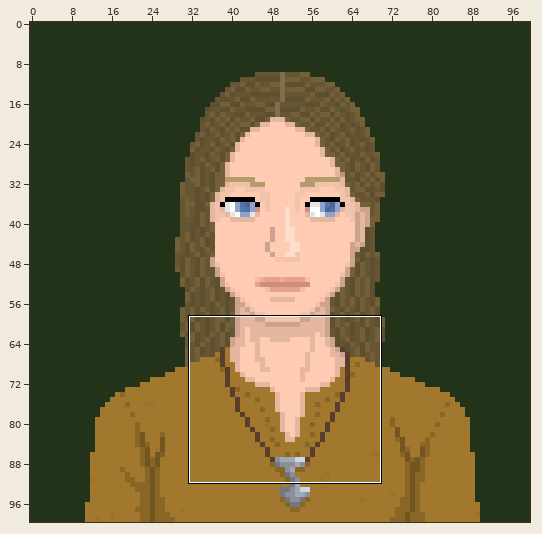
Sprite sheet: Characters/Rulskrold-Yngvild/Portrait.png. The first picture is a wide view before the edit; the outline marks the close-up.
Close-up. Before the edit:
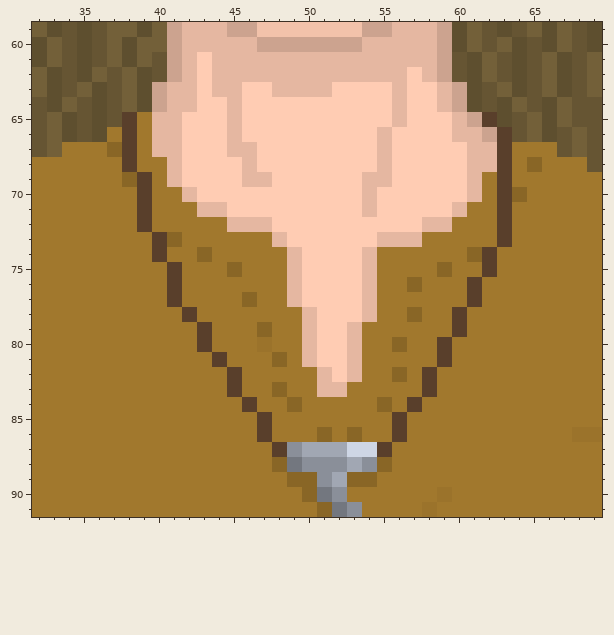
The file is 300x300 pixels, drawn in blocks of 3x3; one block is one cell here. Colours within 5 levels of each other are drawn and written as one. Shown: x 32..69, y 59..91. The commit also changed other parts of the picture, which this record leaves out.
The same view after the edit:
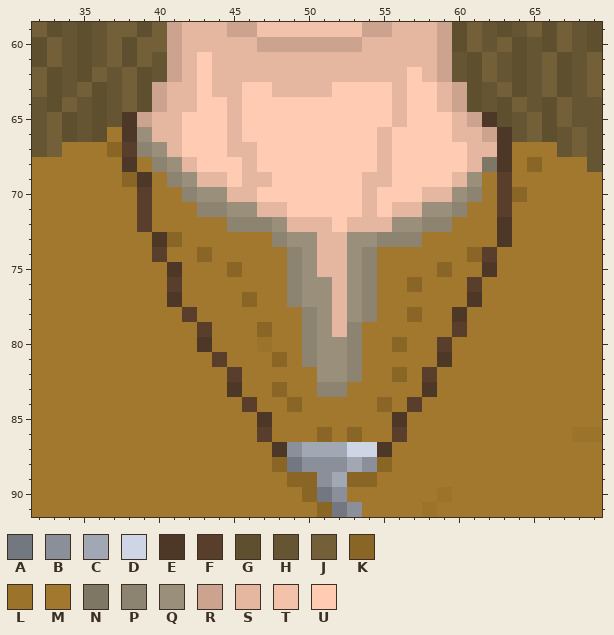
Palette (. is transparent): A #73777f  B #8a8f99  C #a1a7b3  D #ced6e5  E #4d3726  F #593f2b  G #5e4f2f  H #665533  J #736039  K #896626  L #9b732b  M #a1782d  N #7f7766  P #8c8370  Q #998f7a  R #cca38f  S #e5b7a1  T #f2c2aa  U #ffccb3
What changed:
{"y":65,"x":38,"old":"FM","new":"ER"}
{"y":65,"x":62,"old":"F","new":"E"}
{"y":66,"x":38,"old":"FM","new":"EQ"}
{"y":66,"x":63,"old":"F","new":"E"}
{"y":67,"x":39,"old":"MS","new":"PQ"}
{"y":67,"x":63,"old":"F","new":"E"}
{"y":68,"x":38,"old":"F","new":"E"}
{"y":68,"x":40,"old":"MSU","new":"PQS"}
{"y":68,"x":62,"old":"SF","new":"NE"}
{"y":69,"x":39,"old":"F","new":"E"}
{"y":69,"x":41,"old":"SUUU","new":"PQSS"}
{"y":69,"x":60,"old":"US","new":"SQ"}
{"y":70,"x":42,"old":"SUUUU","new":"PQQSS"}
{"y":70,"x":58,"old":"UUUS","new":"SSQP"}
{"y":71,"x":43,"old":"SSUUUU","new":"PPQQSS"}
{"y":71,"x":56,"old":"UUUUS","new":"SSQQP"}
{"y":72,"x":45,"old":"SSSUUUU","new":"PPPQSSS"}
{"y":72,"x":53,"old":"UUUUUSS","new":"SSSQQPP"}
{"y":72,"x":63,"old":"F","new":"E"}
{"y":73,"x":40,"old":"F","new":"E"}
{"y":73,"x":48,"old":"SUUUUUUSSS","new":"PQQSSQQPPP"}
{"y":73,"x":63,"old":"F","new":"E"}
{"y":74,"x":49,"old":"SUUUUS","new":"PQSSQP"}
{"y":75,"x":41,"old":"F","new":"E"}
{"y":75,"x":49,"old":"SUUUUS","new":"PQSSQP"}
{"y":75,"x":62,"old":"F","new":"E"}
{"y":76,"x":49,"old":"SUUUUS","new":"PQQSQP"}
{"y":77,"x":41,"old":"F","new":"E"}
{"y":77,"x":49,"old":"SUUUUS","new":"PQQSQP"}
{"y":77,"x":61,"old":"F","new":"E"}
{"y":78,"x":50,"old":"SUUUS","new":"PQSQP"}
{"y":78,"x":60,"old":"F","new":"E"}
{"y":79,"x":50,"old":"SUUS","new":"PQSP"}
{"y":80,"x":43,"old":"F","new":"E"}
{"y":80,"x":50,"old":"SUUS","new":"PQQP"}
{"y":81,"x":50,"old":"SUUS","new":"PQQP"}
{"y":81,"x":59,"old":"F","new":"E"}
{"y":82,"x":51,"old":"SUS","new":"QQP"}
{"y":83,"x":45,"old":"F","new":"E"}
{"y":83,"x":51,"old":"SS","new":"PP"}
{"y":83,"x":58,"old":"F","new":"E"}
{"y":85,"x":47,"old":"F","new":"E"}
{"y":85,"x":56,"old":"F","new":"E"}
{"y":87,"x":48,"old":"F","new":"E"}
{"y":87,"x":55,"old":"F","new":"E"}
{"label":"changed","picture_box":[122,112,512,457]}
